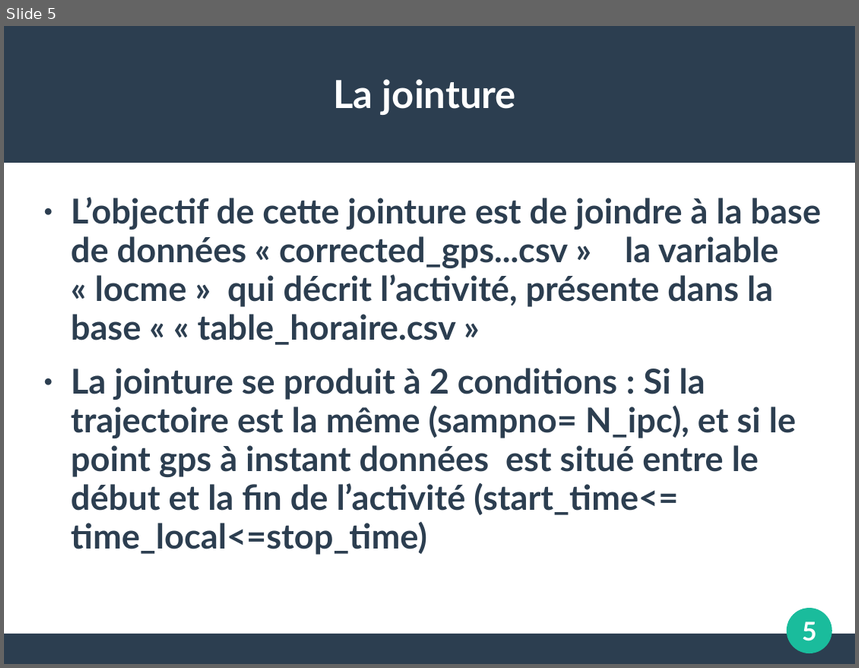
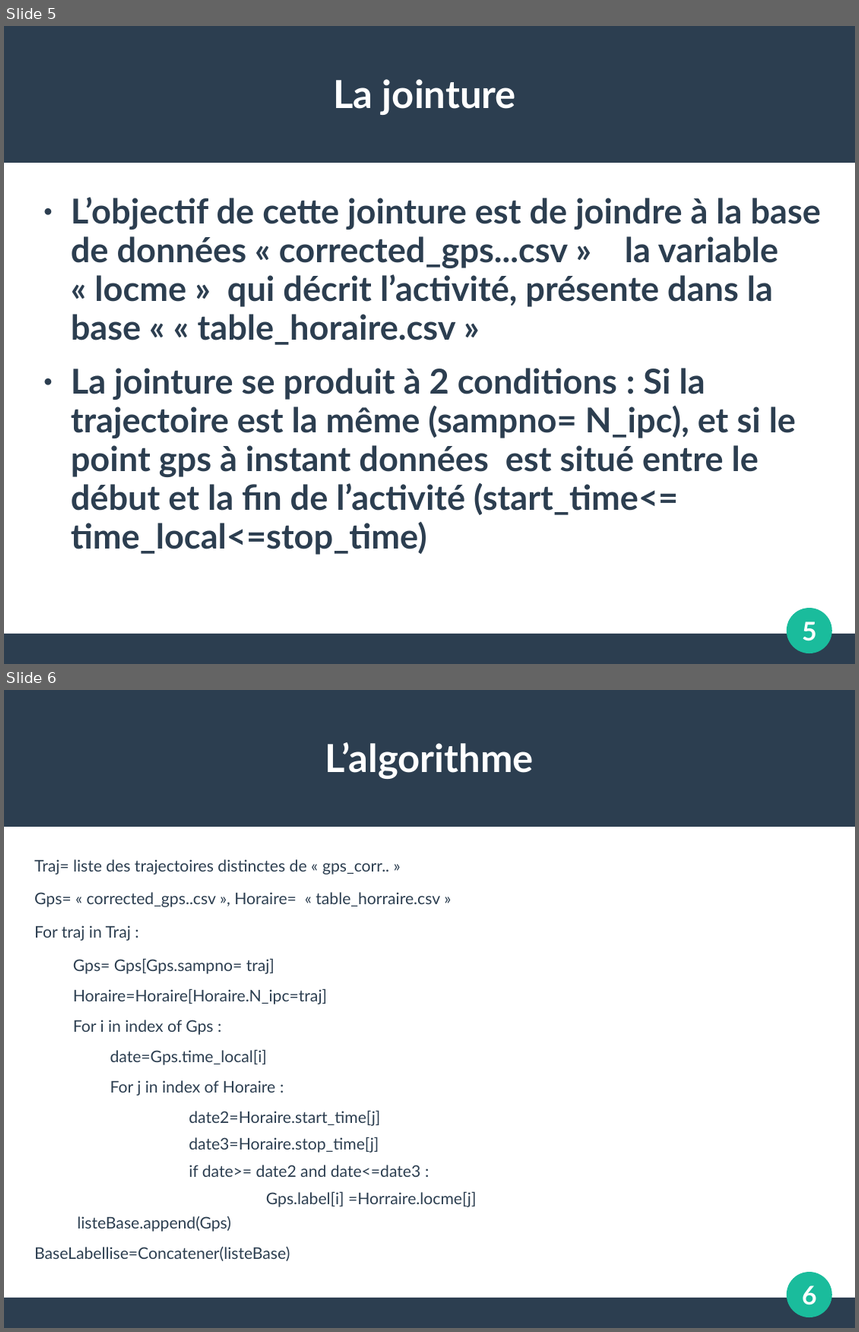
Before and after one commit to koper921/ProjetGps, a slide deck: Slide TER.ppt. Shown one above the other, each under a label of ours: slide 5 before the commit, slides 5 and 6 after it. The pictures are 859x668 and 859x1332 pixels, drawn with LibreOffice and Linux fonts; fonts in the diff are those of the drawing. Boxes give left, top, right and bottom in pixels: in the first picture for what was removed or moved away, otherwise in the second. Text is boxed around its words. In the diff, an @@ line names an element or a change of style, - is before the commit and + after.

```diff
--- a/Slide TER.ppt
+++ b/Slide TER.ppt
@@ slide 6 added at box(4, 690, 855, 1328), background #FFFFFF; not listed: 3 template elements that a slide beside it also shows @@
@@ title added at box(325, 742, 534, 779), 36 pt, text #FFFFFF, bold @@
+L’algorithme
@@ text added at box(34, 859, 476, 1262), 15 pt, text #2C3E50 @@
+Traj= liste des trajectoires distinctes de « gps_corr.. »
+Gps= « corrected_gps..csv », Horaire= « table_horraire.csv »
+For traj in Traj :
+  Gps= Gps[Gps.sampno= traj]
+  Horaire=Horaire[Horaire.N_ipc=traj]
+  For i in index of Gps :
+  date=Gps.time_local[i]
+  For j in index of Horaire :
+    date2=Horaire.start_time[j]
+    date3=Horaire.stop_time[j]
+    if date>= date2 and date<=date3 :
+      Gps.label[i] =Horraire.locme[j]
+  listeBase.append(Gps)
+BaseLabellise=Concatener(listeBase)
@@ page number added at box(802, 1286, 817, 1306), 24 pt, text #FFFFFF, bold @@
+6
```
Also in this commit, not shown: 13 slides changed, 3 other files.
